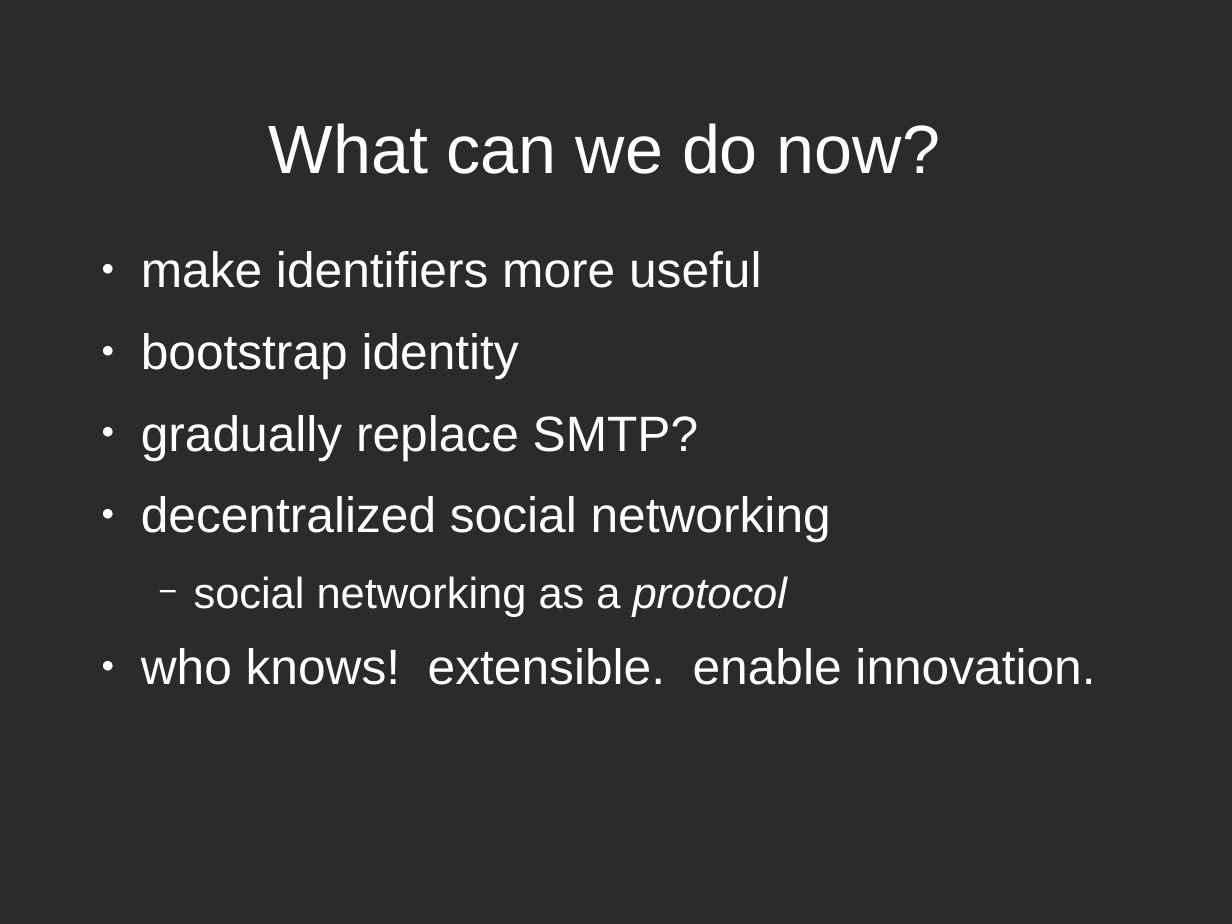
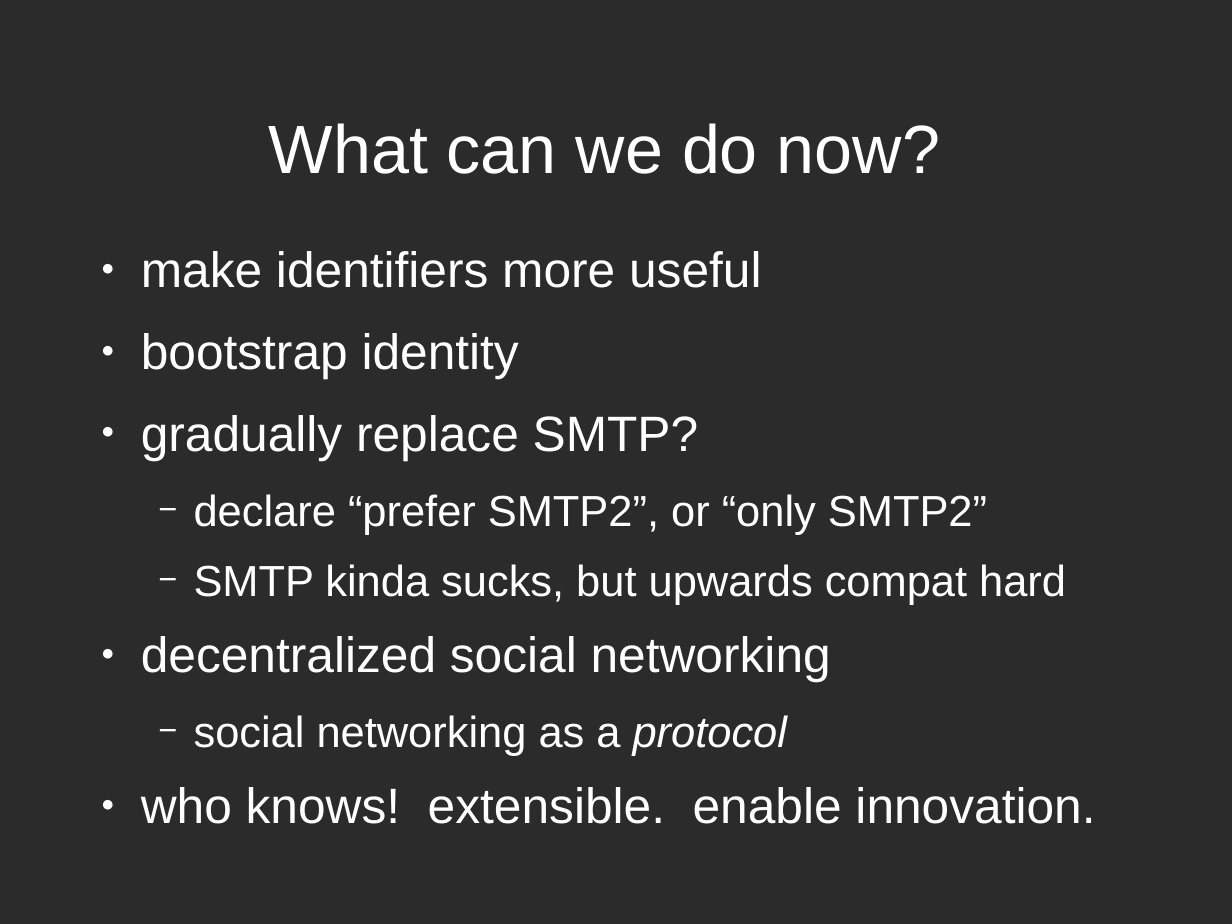
Before and after one commit to bradfitz/talk-gluecon-2010, a slide deck: slide 45 of webfinger.odp (slide 31 before the commit). Drawn at 1232x924 pixels with LibreOffice and Linux fonts; fonts in the diff are those of the drawing; background and template pictures are left out; a plain dark background stands for a picture behind light text. Boxes give left, top, right and bottom in pixels: in the first picture for what was removed or moved away, otherwise in the second. Text is boxed around its words. In the diff, an @@ line names an element or a change of style, - is before the commit and + after.

```diff
--- a/webfinger.odp
+++ b/webfinger.odp
@@ text at (194,494,1066,605): paragraphs added @@
+  − declare “prefer SMTP2”, or “only SMTP2”
+  − SMTP kinda sucks, but upwards compat hard
```
Also in this commit, not shown: 4 other slides changed, 13 slides added.
